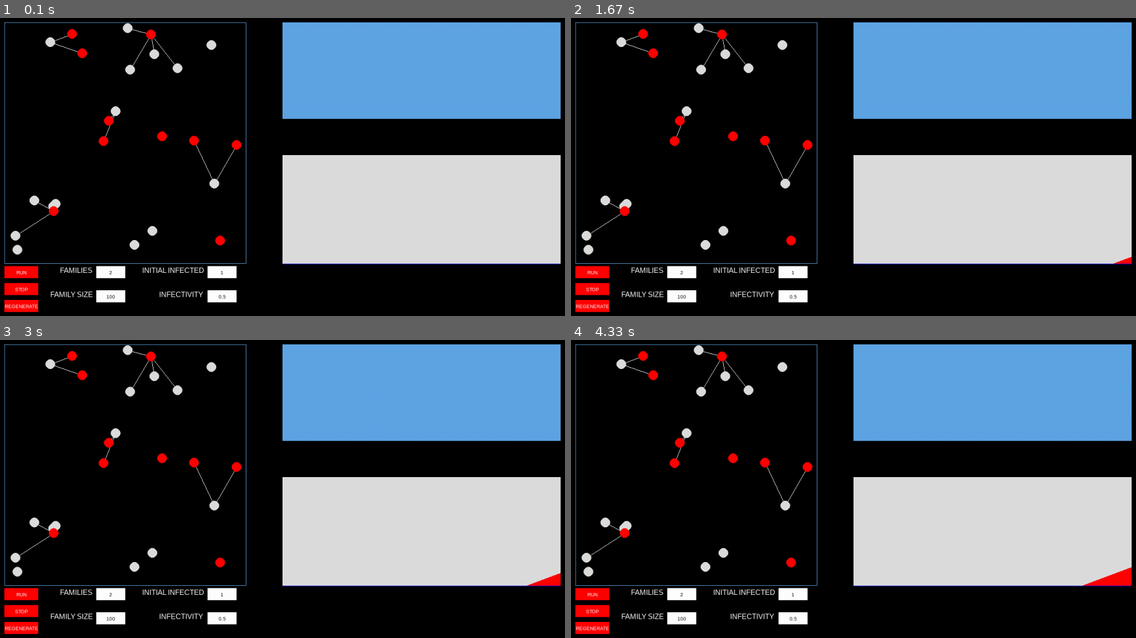
Above: before the commit, frames 1-4 (two rows, left to right).
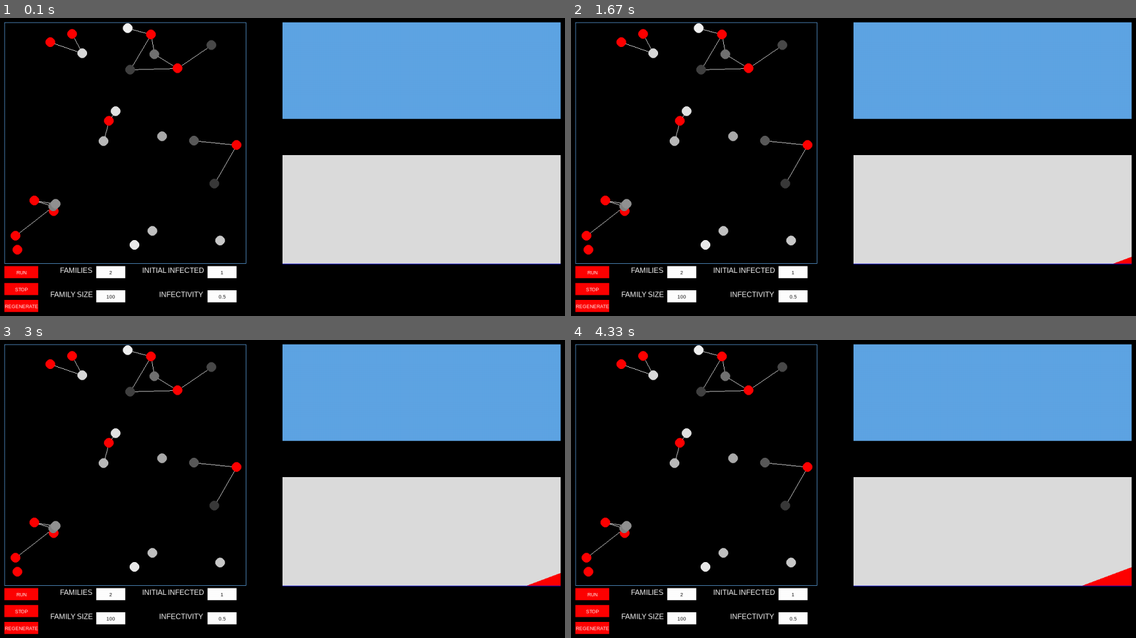
Above: after the commit, the same moments.

Repository: linyirun/EpidemicSimulator
Game: pygame game, started from main.py
Two runs of this game, one before a commit and one after it. Both use one fixed random seed, a clock stepped at 60 frames per second and the inputs below.
Inputs (mouse positions are in pixels of both pictures, inside the frame that each line leads up to):
- Up to frame 1 (0.1 s): no input
- Up to frame 2 (1.67 s): click "RUN" at 0.4 s; click (859, 184) at 0.73 s; click "1" at 1.07 s; click (1068, 274) at 1.4 s
- Up to frame 3 (3 s): click "100" at 2.23 s; click (265, 435) at 2.57 s
- Up to frame 4 (4.33 s): click "2" at 3.4 s; click (1034, 480) at 3.73 s

The runs differ from the first frame. In frame 1, 1.0% of the frame differs, in the area x 1-42%, y 5-80%; in frame 2, 1.0%; in frame 3, 1.0%; in frame 4, 1.0%.

Commit message:
colored people from the same family the same color

Diff:
--- a/main.py
+++ b/main.py
@@ -9,6 +9,7 @@
 from collections import deque
 import pygame as py
 from simulation import Simulation as sim
+from person_edge import INFECTED, SUSCEPTIBLE, RECOVERED
 import random
 import math
 
@@ -379,10 +380,6 @@
                     y = n.location[1]
                     draw_edge((k.location[0] + 25, k.location[1] + 25), (x + 25, y + 25), WHITE)
         # Update the main graph nodes
-        for i in main_graph.susceptible:
-            x = i.location[0]
-            y = i.location[1]
-            draw_node((x + 25, y + 25), (220, 220, 220))
         for j in main_graph.infected:
             x = j.location[0]
             y = j.location[1]
@@ -391,6 +388,13 @@
             x = k.location[0]
             y = k.location[1]
             draw_node((x + 25, y + 25), (0, 0, 255))
+
+        for family_id in range(1, simulation.num_family + 1):
+            for person in simulation.id_to_family[family_id]:
+                if person.state != INFECTED:
+                    color_val = min(205 // simulation.num_family * family_id + 50, 255)
+                    draw_node((person.location[0] + 25, person.location[1] + 25), (color_val, color_val, color_val))
+
 
         update_text_and_graphs()
 
--- a/simulation.py
+++ b/simulation.py
@@ -53,6 +53,7 @@
             to_infect = self.simu_graph.susceptible.pop()
             to_infect.infection_frame = 0
             self.simu_graph.infected.add(to_infect)
+            to_infect.state = INFECTED
 
     def frame(self):
         self.frame_num += 1
